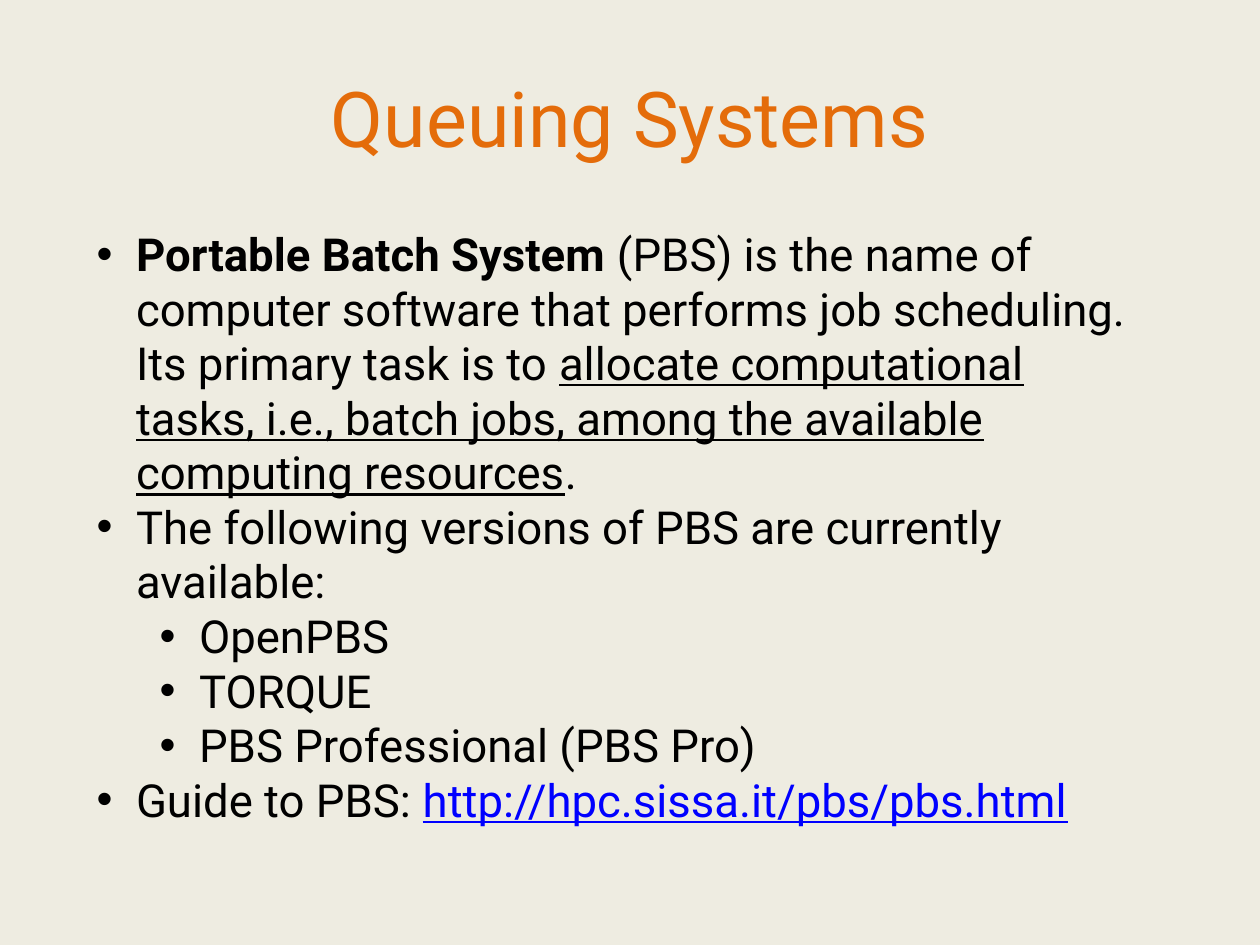
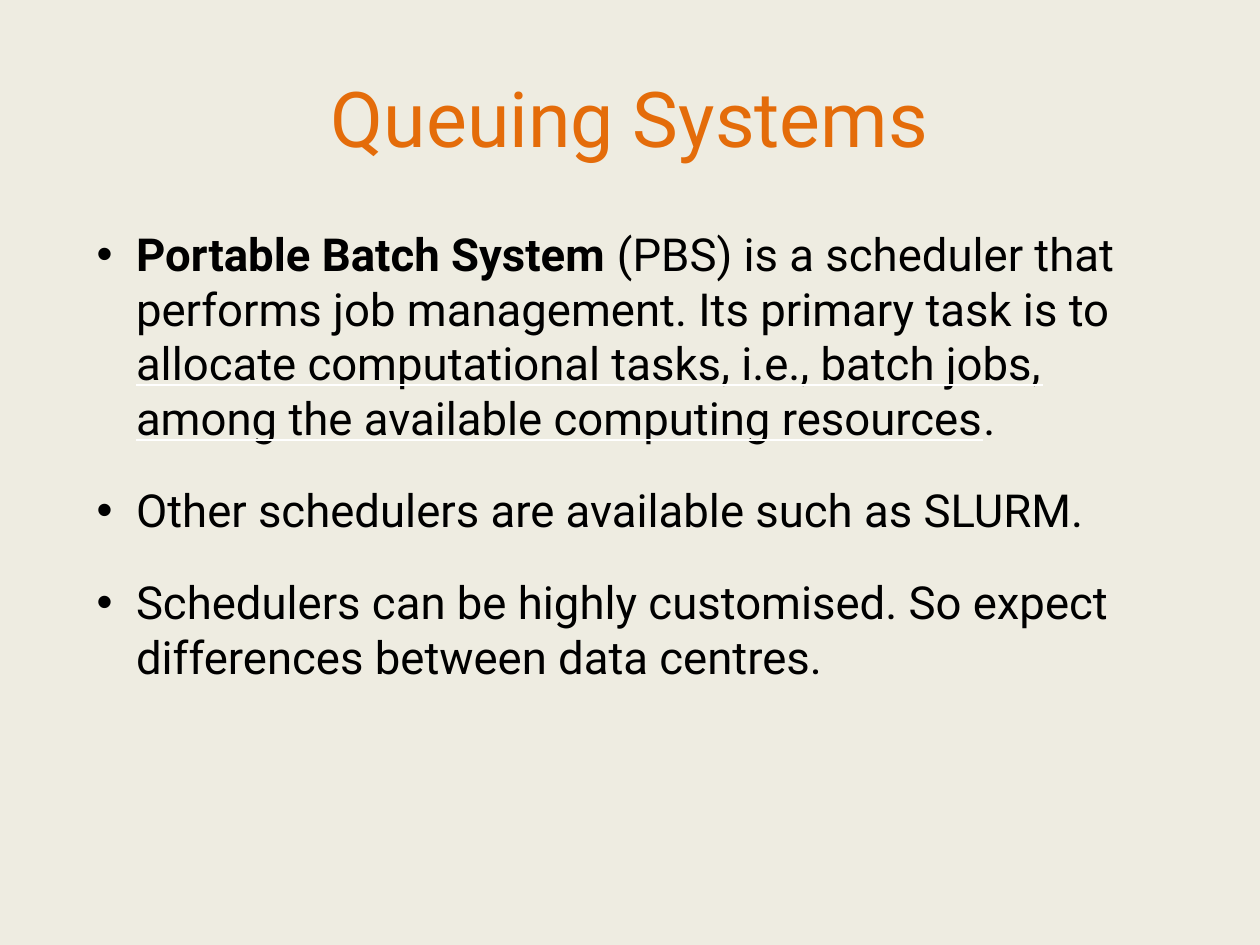
Before and after one commit to IntersectAustralia/TrainingMaterials, a slide deck: slide 12 of hpc1/03 HPC - Slides.pptx. Drawn at 1260x945 pixels with LibreOffice and Linux fonts; fonts in the diff are those of the drawing. Boxes give left, top, right and bottom in pixels: in the first picture for what was removed or moved away, otherwise in the second. Text is boxed around its words. In the diff, an @@ line names an element or a change of style, - is before the commit and + after.

```diff
--- a/hpc1/03 HPC - Slides.pptx
+++ b/hpc1/03 HPC - Slides.pptx
@@ text at box(136, 234, 1114, 629): text changed @@
-• Portable Batch System (PBS) is the name of computer software that performs job scheduling. Its primary task is to allocate computational tasks, i.e., batch jobs, among the available computing resources.
-• The following versions of PBS are currently available:
-  • OpenPBS
-  • TORQUE
-  • PBS Professional (PBS Pro)
-• Guide to PBS: http://hpc.sissa.it/pbs/pbs.html
+• Portable Batch System (PBS) is a scheduler that performs job management. Its primary task is to allocate computational tasks, i.e., batch jobs, among the available computing resources.
+• Other schedulers are available such as SLURM.
+• Schedulers can be highly customised. So expect differences between data centres.
```
Also in this commit, not shown: 22 other slides changed, 6 slides removed, 5 other files.
